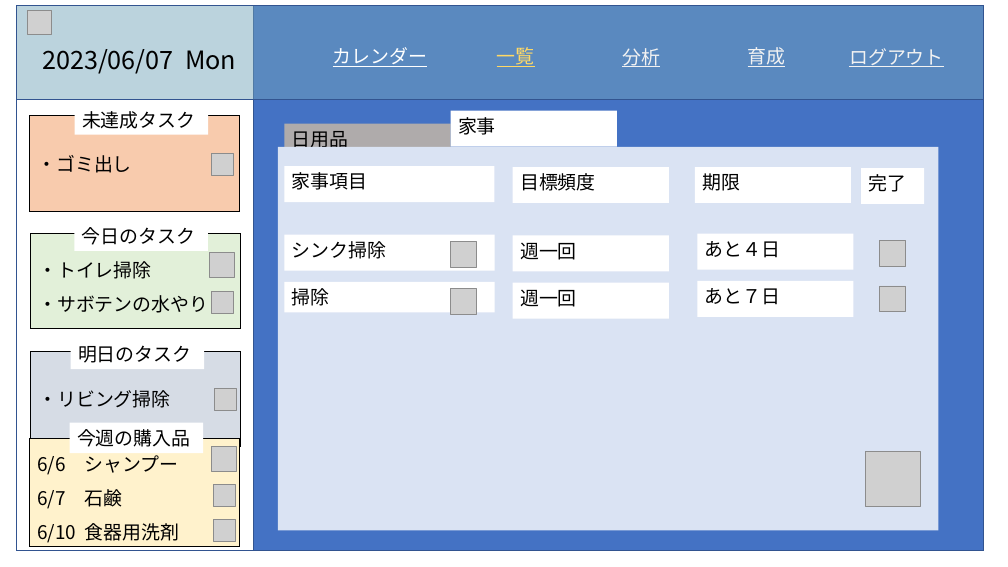
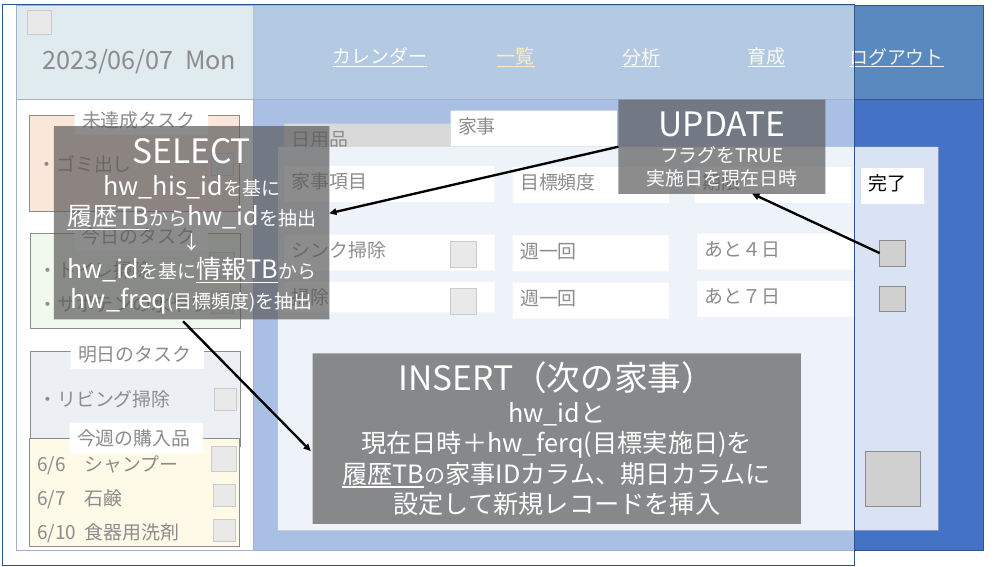
Before and after one commit to dojo2023/A-5, a slide deck: slide 25 of doc/外部設計_プレゼン.pptx. Drawn at 1008x567 pixels with LibreOffice and Linux fonts; fonts in the diff are those of the drawing; grey boxes stand for pictures. Boxes give left, top, right and bottom in pixels: in the first picture for what was removed or moved away, otherwise in the second. Text is boxed around its words. In the diff, an @@ line names an element or a change of style, - is before the commit and + after.

Commit message:
update

```diff
--- a/doc/外部設計_プレゼン.pptx
+++ b/doc/外部設計_プレゼン.pptx
@@ freeform shape added at [2,5,855,566], fill #FFFFFF at 55% opacity, outline #2F528F 0.69 pt @@
@@ text "今日のタスク" rewrapped from [74,221,208,251] to [82,223,195,248] @@
@@ group added at [54,100,880,524]: 3 rectangles, 3 arrows @@
+UPDATE
+フラグをTRUE
+実施日を現在日時
+SELECT
+hw_his_idを基に
+履歴TBからhw_idを抽出
+↓
+hw_idを基に情報TBから
+hw_freq(目標頻度)を抽出
+INSERT（次の家事）
+hw_idと
+現在日時＋hw_ferq(目標実施日)を
+履歴TBの家事IDカラム、期日カラムに
+設定して新規レコードを挿入
```
Also in this commit, not shown: 1 other slide changed.
